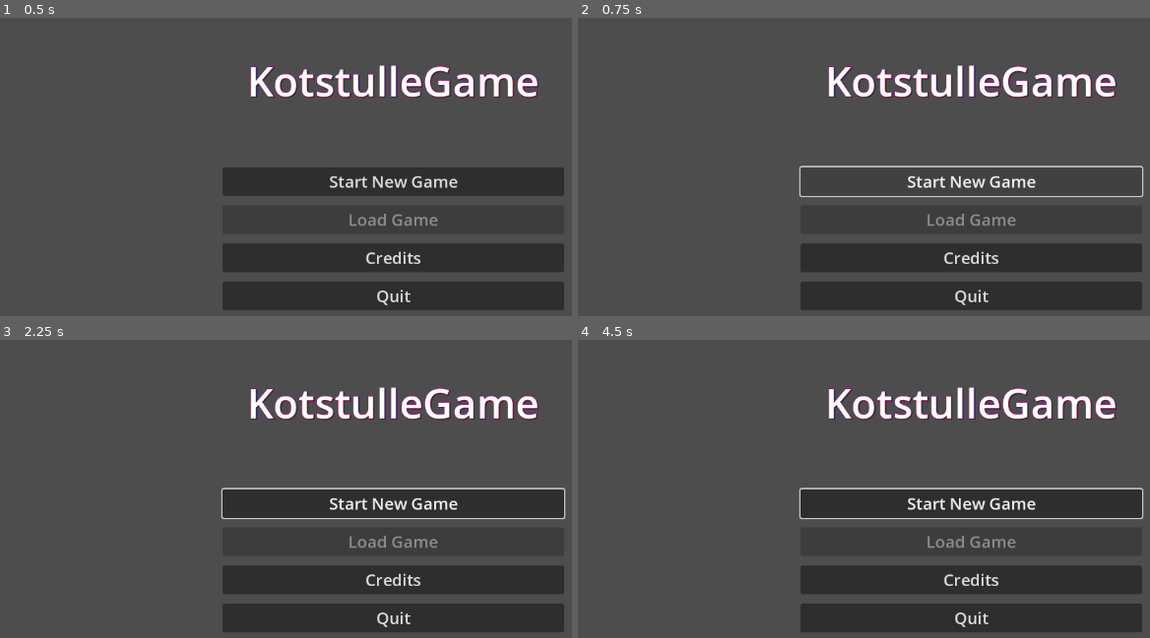
Above: before the commit, frames 1-4 (two rows, left to right).
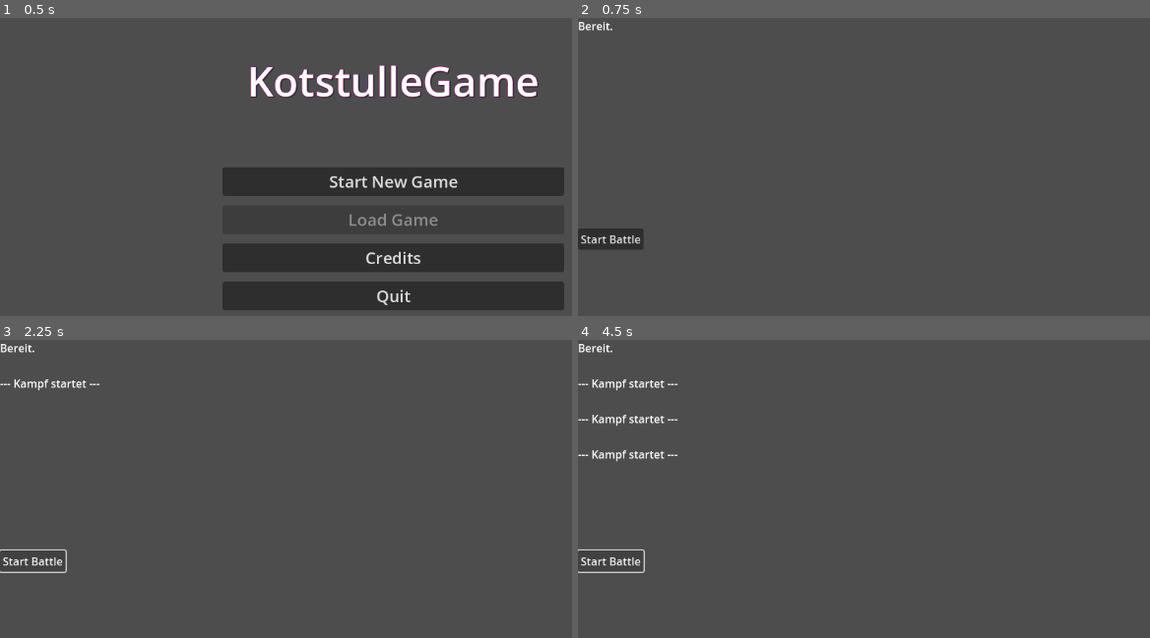
Above: after the commit, the same moments.

Repository: Marv0407/kotstulle-game
Game: Godot game, scene res://scenes/control.tscn
The game is run twice, just before and just after one commit, with the same random seed, the same clock (stepped at 60 frames per second) and the same inputs.
Inputs (mouse positions are in pixels of both pictures, inside the frame that each line leads up to):
- Up to frame 1 (0.5 s): no input
- Up to frame 2 (0.75 s): click "Start New Game" at 0.5 s
- Up to frame 3 (2.25 s): click (394, 503) at 1.25 s, where only the run before the commit has a clickable "Start New Game"; click (34, 560) at 2 s, where only the run after the commit has a clickable "Start Battle"
- Up to frame 4 (4.5 s): click (612, 560) at 2.75 s, where only the run after the commit has a clickable "Start Battle"; click (972, 503) at 3.5 s, where only the run before the commit has a clickable "Start New Game"; click (612, 560) at 4.25 s, where only the run after the commit has a clickable "Start Battle"

Frame 1 is identical in both runs. In frame 2, 16% of the frame differs, in the area x 0-99%, y 1-99%; in frame 3, 21%; in frame 4, 21%.

Commit message:
Battle Simulation
Auto-Testing für resources, party funktionen, schadensberechnung etc WOWOWOWOAH

Diff:
--- a/scripts/battle_manager.gd
+++ b/scripts/battle_manager.gd
@@ -32,25 +32,26 @@
 	pass
 
 func start_battle():
-	print("Battle Start") #delete later
-
 	party.clear()
 	enemies.clear()
+	turn_order.clear()
 
 	for data in party_data:
 		var bc = BattleCharacter.new()
 		bc.setup(data)
 		party.append(bc)
-		print("Party:", data.name, data.max_hp) #delete later
 
 	for data in enemy_data:
 		var bc = BattleCharacter.new()
 		bc.setup(data)
 		enemies.append(bc)
-		print("Enemy:", data.name, data.max_hp) #delete later
 
 	calculate_turn_order()
-	print_turn_order() #delete later
+	current_turn_index = 0
+
+	print("--- Kampf beginnt ---")
+	process_battle_loop()
+
 
 func process_turn():
 	var actor = get_current_actor()
@@ -78,13 +79,66 @@
 		current_turn_index = 0
 
 func attack(attacker: BattleCharacter, target: BattleCharacter):
-	var damage = max(
-		attacker.data.attack - target.data.defense,
-		1
-	)
+	var damage = max(attacker.data.atk - target.data.def, 1)
 	target.current_hp -= damage
 
-func print_turn_order(): #delete later
+	print(attacker.data.name, " greift ", target.data.name,
+		  " an für ", damage, " Schaden. (",
+		  target.current_hp, "/", target.data.max_hp, ")")
+
+	if target.current_hp <= 0:
+		print(target.data.name, " wurde besiegt!")
+
+func execute_turn():
+	var actor = get_current_actor()
+
+	if not actor.is_alive():
+		next_turn()
+		return
+
+	if actor in party:
+		var targets = get_alive_enemies()
+		if targets.is_empty():
+			end_battle(true)
+			return
+		attack(actor, targets.pick_random())
+	else:
+		var targets = get_alive_party()
+		if targets.is_empty():
+			end_battle(false)
+			return
+		attack(actor, targets.pick_random())
+
+	next_turn()
+
+func process_battle_loop():
+	if is_battle_over():
+		return
+
+	execute_turn()
+
+	await get_tree().create_timer(0.8).timeout
+	process_battle_loop()
+
+####################
+# Helpers
+####################
+func print_turn_order(): #TODO delete later
 	print("Turn Order:")
 	for c in turn_order:
 		print(" - ", c.data.name)
+
+func get_alive_party() -> Array[BattleCharacter]:
+	return party.filter(func(c): return c.is_alive())
+
+func get_alive_enemies() -> Array[BattleCharacter]:
+	return enemies.filter(func(c): return c.is_alive())
+
+func is_battle_over() -> bool:
+	return get_alive_party().is_empty() or get_alive_enemies().is_empty()
+
+func end_battle(player_won: bool):
+	if player_won:
+		print(">>> PARTY GEWINNT <<<")
+	else:
+		print(">>> PARTY VERLIERT <<<")
--- a/scripts/control.gd
+++ b/scripts/control.gd
@@ -22,7 +22,7 @@
 #	pass
 
 func _on_start_btn_pressed() -> void:
-	pass # Replace with function body.
+	get_tree().change_scene_to_file("res://scenes/BattleTest.tscn") #TODO change later
 
 func _on_load_btn_pressed() -> void:
 	pass # Replace with function body.
@@ -34,4 +34,5 @@
 	get_tree().quit()
 
 
+
 #leck eier wenn ich das sage !
